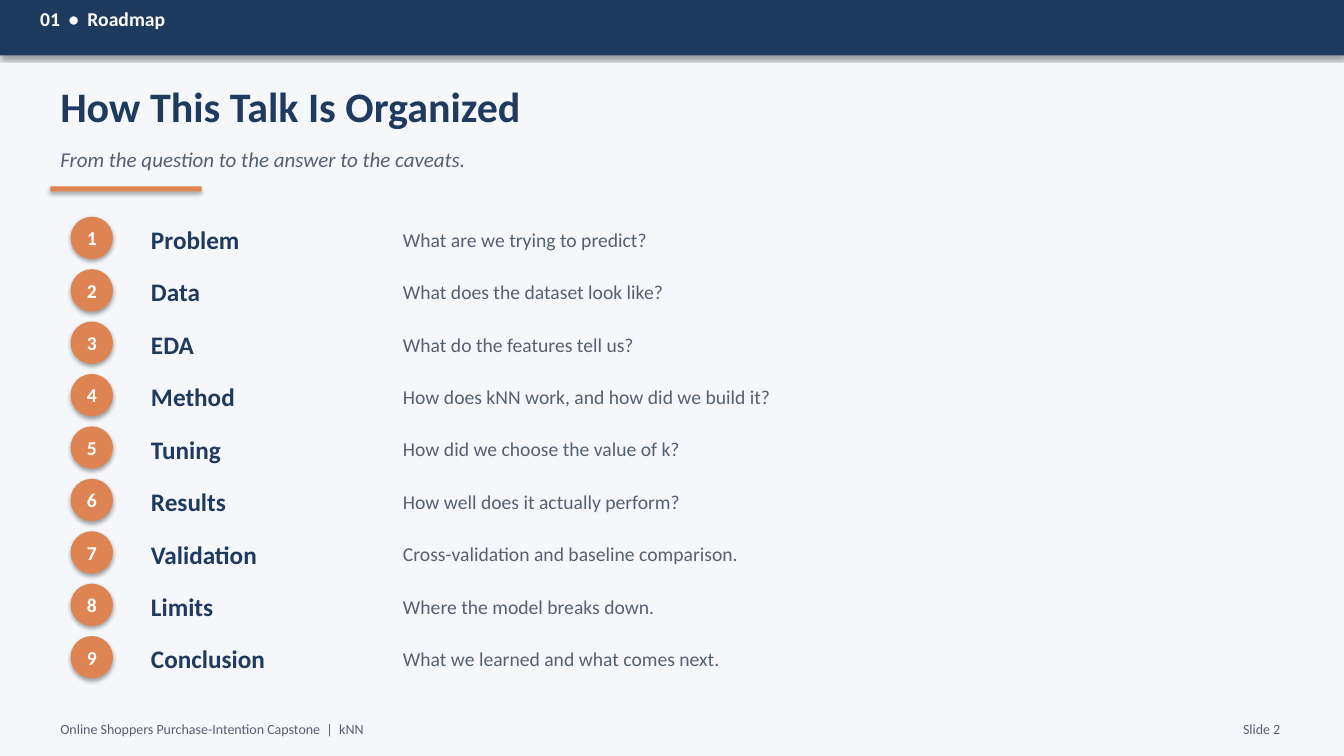
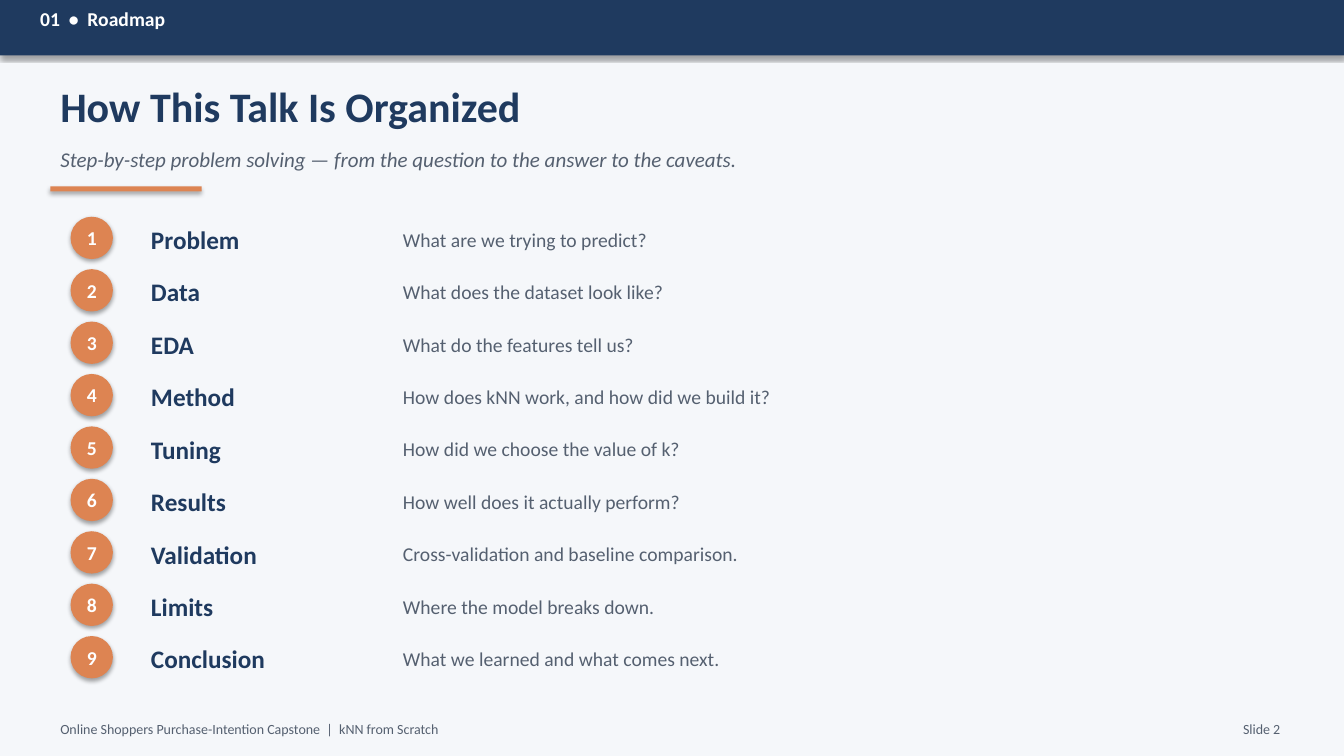
Before and after one commit to RodneeGlenMartin/Capstone-KNN-OnlineShoppers, a slide deck: slide 2 of Capstone_Presentation.pptx. Drawn at 1344x756 pixels with LibreOffice and Linux fonts; fonts in the diff are those of the drawing. Boxes give left, top, right and bottom in pixels: in the first picture for what was removed or moved away, otherwise in the second. Text is boxed around its words. In the diff, an @@ line names an element or a change of style, - is before the commit and + after.

Commit message:
Update capstone presentation and report
Replace updated Capstone_Presentation.pptx and Capstone_Report.docx with revised content and formatting for the final submission. These binary updates include edits to slides and the project report (content/structure/formatting improvements).

```diff
--- a/Capstone_Presentation.pptx
+++ b/Capstone_Presentation.pptx
@@ text at [60,152,736,171]: text changed @@
-From the question to the answer to the caveats.
+Step-by-step problem solving — from the question to the answer to the caveats.
@@ text at [60,724,438,737]: text changed @@
-Online Shoppers Purchase-Intention Capstone | kNN
+Online Shoppers Purchase-Intention Capstone | kNN from Scratch
```
Also in this commit, not shown: 20 other slides changed, 1 other file.
